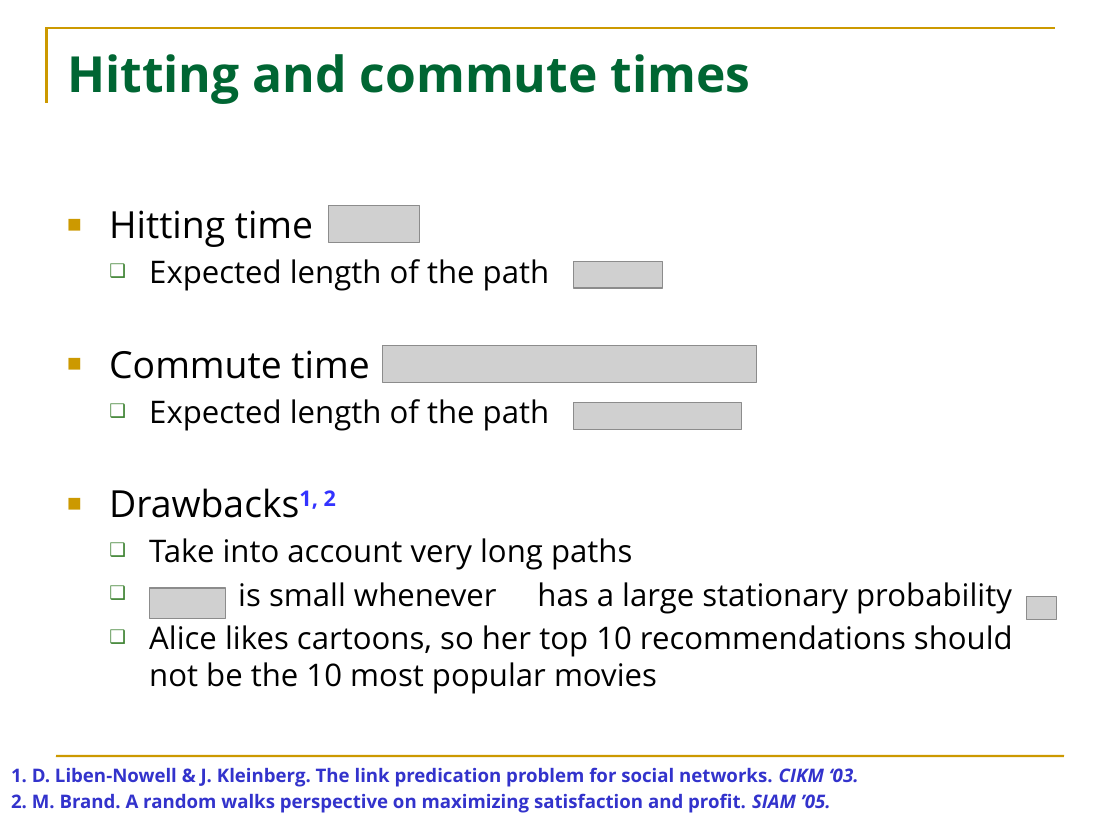
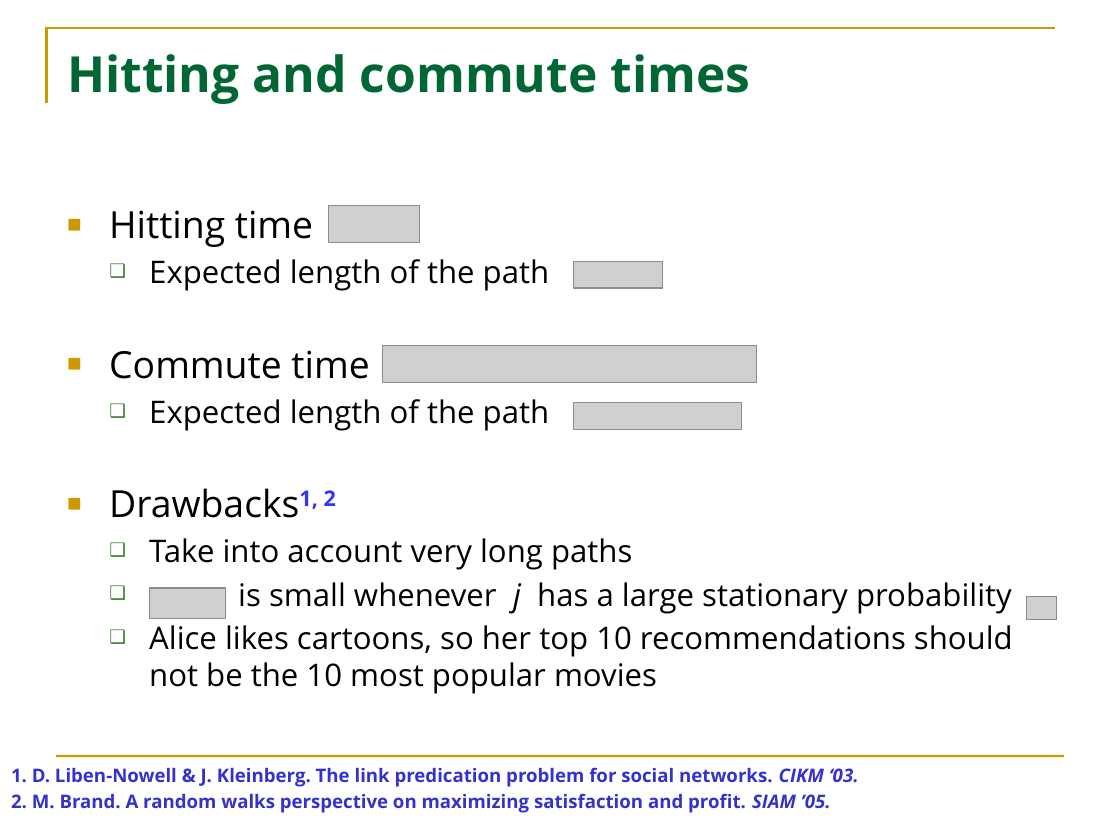
Before and after one commit to HuanSGT/rw-dir-prox, a slide deck: slide 6 of Random Walk based Proximity Measures in Directed Graphs.pptx. Drawn at 1120x840 pixels with LibreOffice and Linux fonts; fonts in the diff are those of the drawing; grey boxes stand for pictures; background and template pictures are left out. Boxes give left, top, right and bottom in pixels: in the first picture for what was removed or moved away, otherwise in the second. Text is boxed around its words. In the diff, an @@ line names an element or a change of style, - is before the commit and + after.

```diff
--- a/Random Walk based Proximity Measures in Directed Graphs.pptx
+++ b/Random Walk based Proximity Measures in Directed Graphs.pptx
@@ text at box(238, 582, 1012, 614): text changed @@
-  ❑ is small whenever has a large stationary probability
+  ❑ is small whenever j has a large stationary probability
```
Also in this commit, not shown: 9 other slides changed.
